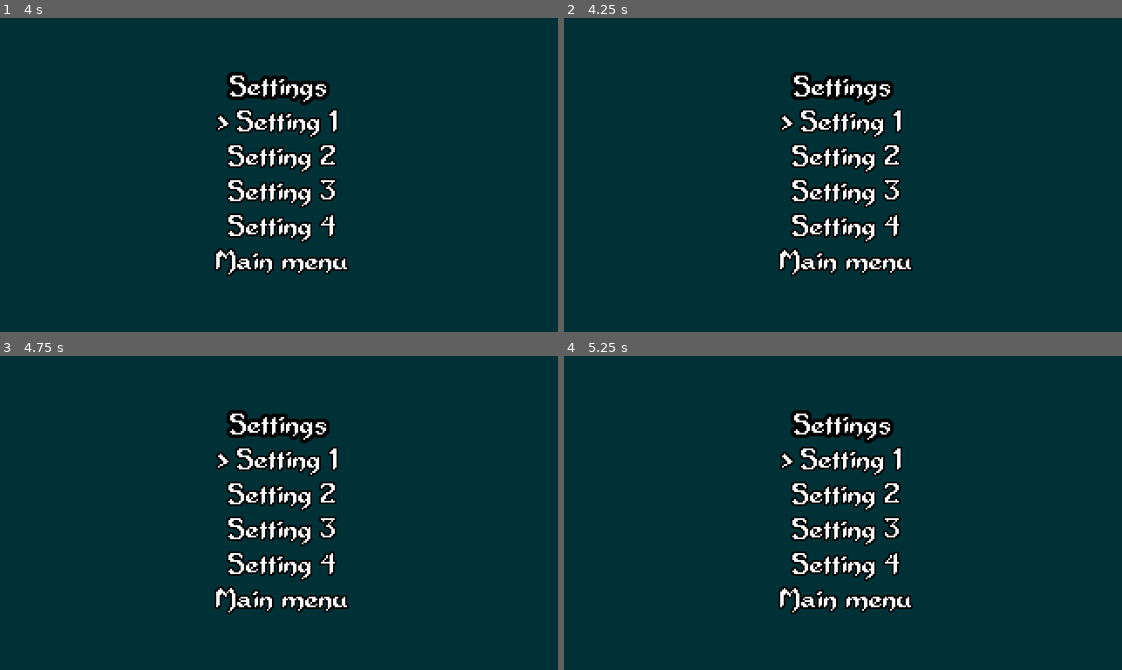
Above: before the commit, frames 1-4 (two rows, left to right).
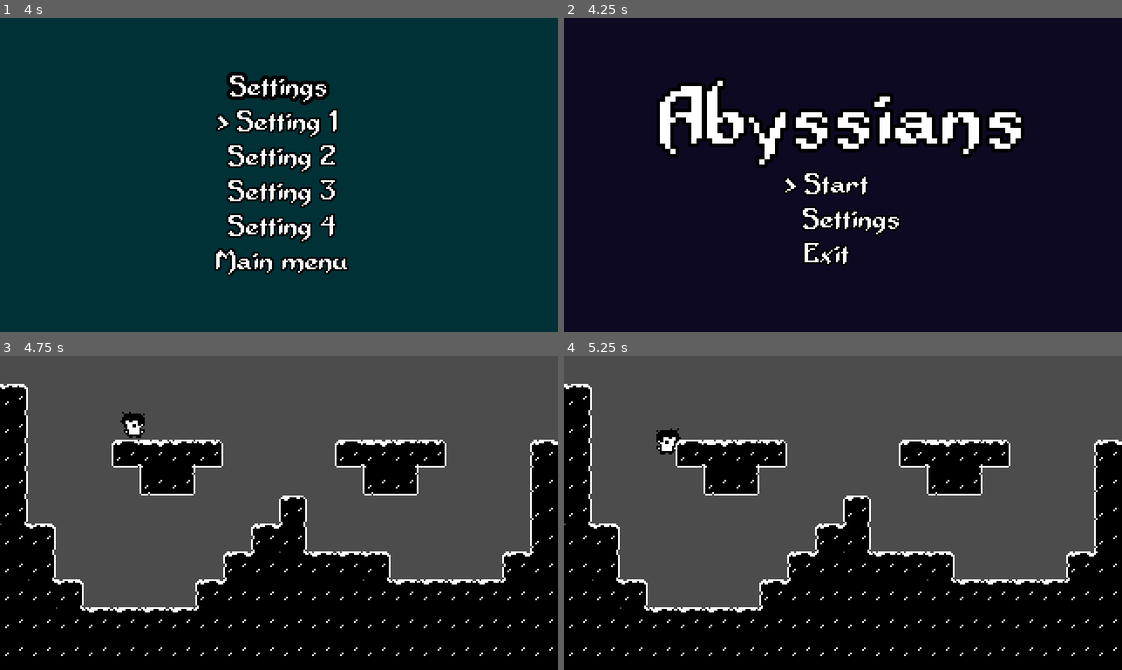
Above: after the commit, the same moments.

Repository: OortCloud42/abyssians
Game: Godot game, scene res://Settings.tscn
Two runs of this game, one before a commit and one after it. Both use one fixed random seed, a clock stepped at 60 frames per second and the inputs below. This scene is started directly instead of the project's main scene.
Inputs:
- Up to frame 1 (4 s): tap Enter (ui_accept) at 0.5, 0.6, 1.25, 1.35, 2, 2.1, 2.75, 2.85, 3.5, 3.6 s; hold Right (move_right) 0.53-2.03 s; tap Space (jump) at 0.77, 1.52, 3.02, 3.77 s; hold A (move_left) 2.03-2.78 s; hold Right (move_right) from 2.78 s (still down)
- Up to frame 2 (4.25 s): keep holding Right (move_right); tap Escape (escape) at 4.15 s
- Up to frame 3 (4.75 s): release Right (move_right) at 4.28 s; hold A (move_left) from 4.28 s (still down); tap Enter (ui_accept) at 4.35 s; tap Space (jump) at 4.52 s
- Up to frame 4 (5.25 s): release A (move_left) at 5.03 s; hold Right (move_right) from 5.03 s (still down); tap Enter (ui_accept) at 5.1 s

Frame 1 is identical in both runs. In frame 2, 99% of the frame differs, in the area x 0-100%, y 0-100%; in frame 3, 98%; in frame 4, 98%.

Commit message:
menu controls fix

Diff:
--- a/src/Settings.gd
+++ b/src/Settings.gd
@@ -14,14 +14,18 @@
 	set_current_selection(0)
 
 func _process(_delta):
-	if Input.is_action_just_pressed("ui_down") and current_selection < entryCount - 1:
+	if Input.is_action_just_pressed("move_down") and current_selection < entryCount - 1:
 		current_selection += 1
 		set_current_selection(current_selection)
-	if Input.is_action_just_pressed("ui_up") and current_selection > 0:
+	if Input.is_action_just_pressed("move_up") and current_selection > 0:
 		current_selection -= 1
 		set_current_selection(current_selection)
 
 	if Input.is_action_just_pressed("ui_accept"):
+		handle_selection(current_selection)
+	if Input.is_action_just_pressed("escape"):
+		current_selection = 4
+		set_current_selection(current_selection)
 		handle_selection(current_selection)
 
 func handle_selection(_current_selection):
--- a/src/UI.gd
+++ b/src/UI.gd
@@ -13,15 +13,18 @@
 	set_current_selection(0)
 
 func _process(_delta):
-	if Input.is_action_just_pressed("ui_down") and current_selection < entryCount - 1:
+	if Input.is_action_just_pressed("escape"):
+		get_tree().change_scene("res://UI.tscn")
+	if Input.is_action_just_pressed("move_down") and current_selection < entryCount - 1:
 		current_selection += 1
 		set_current_selection(current_selection)
-	if Input.is_action_just_pressed("ui_up") and current_selection > 0:
+	if Input.is_action_just_pressed("move_up") and current_selection > 0:
 		current_selection -= 1
 		set_current_selection(current_selection)
 
 	if Input.is_action_just_pressed("ui_accept"):
 		handle_selection(current_selection)
+
 
 func handle_selection(_current_selection):
 	match _current_selection:
--- a/src/UI.tscn
+++ b/src/UI.tscn
@@ -35,17 +35,17 @@
 }
 
 [node name="VBoxContainer" type="VBoxContainer" parent="MainMenu/CenterContainer"]
-margin_left = 125.0
-margin_top = 52.0
-margin_right = 195.0
-margin_bottom = 128.0
+margin_left = 55.0
+margin_top = 36.0
+margin_right = 265.0
+margin_bottom = 144.0
 __meta__ = {
 "_edit_use_anchors_": false
 }
 
 [node name="CenterContainer" type="CenterContainer" parent="MainMenu/CenterContainer/VBoxContainer"]
-margin_right = 70.0
-margin_bottom = 16.0
+margin_right = 210.0
+margin_bottom = 48.0
 __meta__ = {
 "_edit_use_anchors_": false
 }
@@ -57,9 +57,9 @@
 text = "Abyssians"
 
 [node name="CenterContainer2" type="CenterContainer" parent="MainMenu/CenterContainer/VBoxContainer"]
-margin_top = 20.0
-margin_right = 70.0
-margin_bottom = 76.0
+margin_top = 52.0
+margin_right = 210.0
+margin_bottom = 108.0
 __meta__ = {
 "_edit_use_anchors_": false
 }
--- a/src/project.godot
+++ b/src/project.godot
@@ -54,6 +54,18 @@
 "events": [ Object(InputEventKey,"resource_local_to_scene":false,"resource_name":"","device":0,"alt":false,"shift":false,"control":false,"meta":false,"command":false,"pressed":false,"scancode":16777217,"unicode":0,"echo":false,"script":null)
  ]
 }
+move_up={
+"deadzone": 0.5,
+"events": [ Object(InputEventKey,"resource_local_to_scene":false,"resource_name":"","device":0,"alt":false,"shift":false,"control":false,"meta":false,"command":false,"pressed":false,"scancode":16777232,"unicode":0,"echo":false,"script":null)
+, Object(InputEventKey,"resource_local_to_scene":false,"resource_name":"","device":0,"alt":false,"shift":false,"control":false,"meta":false,"command":false,"pressed":false,"scancode":87,"unicode":0,"echo":false,"script":null)
+ ]
+}
+move_down={
+"deadzone": 0.5,
+"events": [ Object(InputEventKey,"resource_local_to_scene":false,"resource_name":"","device":0,"alt":false,"shift":false,"control":false,"meta":false,"command":false,"pressed":false,"scancode":16777234,"unicode":0,"echo":false,"script":null)
+, Object(InputEventKey,"resource_local_to_scene":false,"resource_name":"","device":0,"alt":false,"shift":false,"control":false,"meta":false,"command":false,"pressed":false,"scancode":83,"unicode":0,"echo":false,"script":null)
+ ]
+}
 
 [rendering]
 
